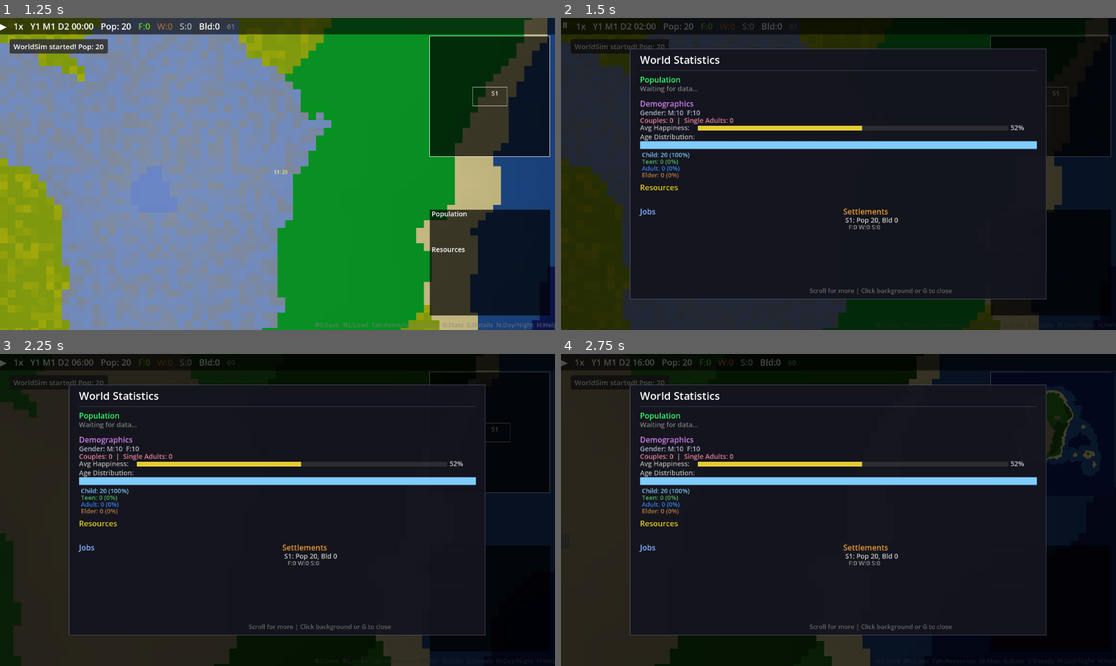
Above: before the commit, frames 1-4 (two rows, left to right).
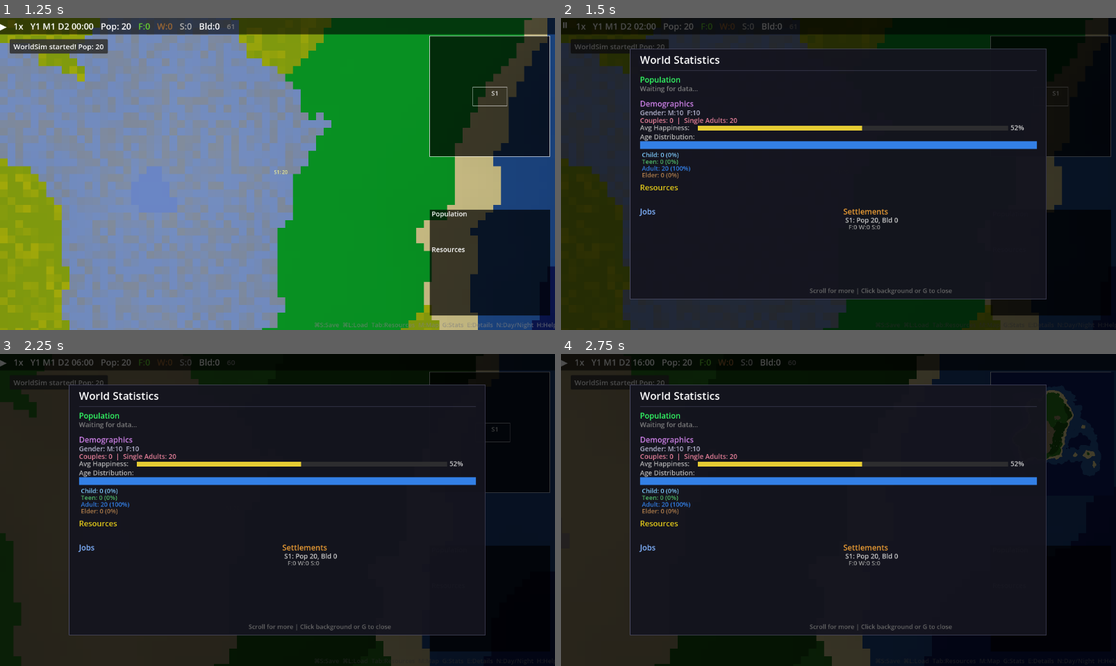
Above: after the commit, the same moments.

Repository: hyunlord/new-world
Game: Godot game, scene res://scenes/main/main.tscn
Same seed, same stepped clock (60 frames per second), same inputs: the game is played once before the commit and once after it.
Inputs (mouse positions are in pixels of both pictures, inside the frame that each line leads up to):
- Up to frame 1 (1.25 s): tap Enter at 0.5 s; drag from (488, 96) to (333, 105) at 0.52 s
- Up to frame 2 (1.5 s): drag from (1049, 261) to (810, 236) at 1.27 s
- Up to frame 3 (2.25 s): tap Space at 2 s; move the mouse to (277, 510) at 2.02 s; hold D from 2.03 s (still down); tap Tab at 2.1 s; click (277, 510) at 2.17 s
- Up to frame 4 (2.75 s): keep holding D

Frame 1 is identical in both runs. In frame 2, 2.0% of the frame differs, in the area x 14-86%, y 32-50%; in frame 3, 2.0%; in frame 4, 2.0%, in the area x 14-91%, y 20-50%.

Commit message:
fix: mass starvation — initial entities spawned as children (T-1200)
Root cause: spawn_entity() left age=0, making all 20 initial entities
"child" stage. Children can't gather food, causing 100% starvation
within ~1000 ticks. Fix: spawn initial entities as adults (18-40y).
Also fixes "tick=-1" in death events and adds 500-tick balance log.

Co-Authored-By: Claude Opus 4.6 <noreply@anthropic.com>

Diff:
--- a/scenes/main/main.gd
+++ b/scenes/main/main.gd
@@ -214,7 +214,10 @@
 		walkable_tiles[j] = tmp
 
 	for i in range(count):
-		entity_manager.spawn_entity(walkable_tiles[i])
+		# Initial entities are adults (18-40 years old)
+		var age_years: int = 18 + (sim_engine.rng.randi() % 23)
+		var initial_age: int = age_years * GameConfig.TICKS_PER_YEAR
+		entity_manager.spawn_entity(walkable_tiles[i], "", initial_age)
 
 	print("[Main] Spawned %d entities near world center." % count)
 
@@ -262,6 +265,7 @@
 
 var _last_overlay_tick: int = 0
 var _last_minimap_tick: int = 0
+var _last_balance_tick: int = 0
 var _current_day_color: Color = Color(1.0, 1.0, 1.0)
 var _day_night_enabled: bool = true
 
@@ -281,6 +285,11 @@
 		if minimap != null:
 			minimap.request_update()
 			minimap.update_minimap()
+
+	# Balance debug log every 500 ticks
+	if current_tick - _last_balance_tick >= 500 and current_tick > 0:
+		_last_balance_tick = current_tick
+		_log_balance(current_tick)
 
 	# Day/night cycle (smooth lerp, slower at high speed)
 	if sim_engine and _day_night_enabled:
@@ -416,3 +425,29 @@
 	print("    Cmd+=/-/0      = UI Scale (%.1f)" % GameConfig.ui_scale)
 	print("    Double-click   = Open detail popup")
 	print("")
+
+
+func _log_balance(tick: int) -> void:
+	var alive: Array = entity_manager.get_alive_entities()
+	var pop: int = alive.size()
+	if pop == 0:
+		print("[Balance] tick=%d pop=0 ALL DEAD" % tick)
+		return
+	var total_hunger: float = 0.0
+	var total_food_inv: float = 0.0
+	var gatherers: int = 0
+	for i in range(alive.size()):
+		var e: RefCounted = alive[i]
+		total_hunger += e.hunger
+		total_food_inv += e.inventory.get("food", 0.0)
+		if e.current_action == "gather_food":
+			gatherers += 1
+	var avg_hunger: float = total_hunger / float(pop)
+	var food_in_stockpiles: float = 0.0
+	if building_manager != null:
+		var stockpiles: Array = building_manager.get_buildings_by_type("stockpile")
+		for i in range(stockpiles.size()):
+			if stockpiles[i].is_built:
+				food_in_stockpiles += stockpiles[i].storage.get("food", 0.0)
+	print("[Balance] tick=%d pop=%d avg_hunger=%.2f food_inv=%.1f food_stockpile=%.1f gatherers=%d" % [
+		tick, pop, avg_hunger, total_food_inv, food_in_stockpiles, gatherers])
--- a/scripts/core/entity_manager.gd
+++ b/scripts/core/entity_manager.gd
@@ -29,7 +29,8 @@
 
 
 ## Spawn a new entity at the given position
-func spawn_entity(pos: Vector2i, gender_override: String = "") -> RefCounted:
+## initial_age: age in ticks (0 = newborn child, use AGE_TEEN_END+ for adults)
+func spawn_entity(pos: Vector2i, gender_override: String = "", initial_age: int = 0) -> RefCounted:
 	var entity = EntityDataScript.new()
 	entity.id = _next_id
 	_next_id += 1
@@ -61,7 +62,8 @@
 		"grief": 0.0,
 		"love": 0.0,
 	}
-	# Age stage
+	# Age and age stage
+	entity.age = initial_age
 	entity.age_stage = GameConfig.get_age_stage(entity.age)
 	_entities[entity.id] = entity
 	_world_data.register_entity(pos, entity.id)
@@ -84,7 +86,7 @@
 
 
 ## Kill an entity
-func kill_entity(entity_id: int, cause: String) -> void:
+func kill_entity(entity_id: int, cause: String, tick: int = -1) -> void:
 	if not _entities.has(entity_id):
 		return
 	var entity = _entities[entity_id]
@@ -96,6 +98,7 @@
 		"entity_name": entity.entity_name,
 		"cause": cause,
 		"position": entity.position,
+		"tick": tick,
 	})
 
 
--- a/scripts/systems/needs_system.gd
+++ b/scripts/systems/needs_system.gd
@@ -53,6 +53,6 @@
 					"starving_ticks": entity.starving_timer,
 					"tick": tick,
 				})
-				_entity_manager.kill_entity(entity.id, "starvation")
+				_entity_manager.kill_entity(entity.id, "starvation", tick)
 		else:
 			entity.starving_timer = 0
--- a/scripts/systems/population_system.gd
+++ b/scripts/systems/population_system.gd
@@ -116,7 +116,7 @@
 		# Scale to per-check probability
 		var check_prob: float = annual_death_prob * float(GameConfig.POPULATION_TICK_INTERVAL) / float(GameConfig.TICKS_PER_YEAR)
 		if _rng.randf() < check_prob:
-			_entity_manager.kill_entity(entity.id, "old_age")
+			_entity_manager.kill_entity(entity.id, "old_age", tick)
 			emit_event("entity_died_natural", {
 				"entity_id": entity.id,
 				"entity_name": entity.entity_name,
Not shown, changed: docs/CHANGELOG.md
Not shown, changed: docs/GAME_BALANCE.md
